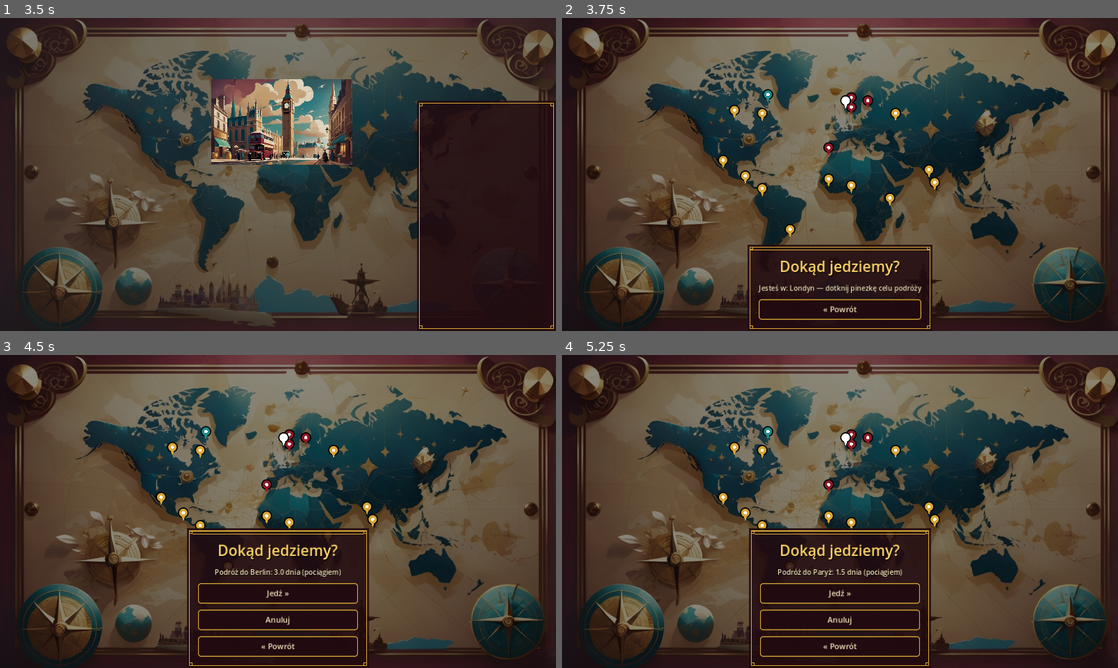
Above: before the commit, frames 1-4 (two rows, left to right).
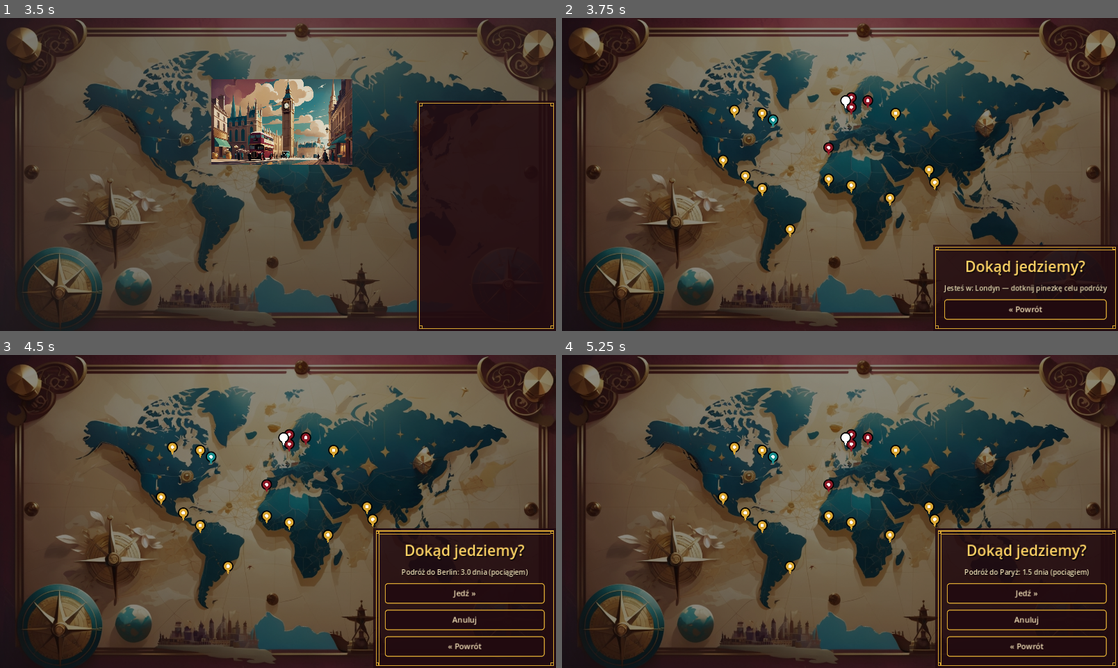
Above: after the commit, the same moments.

Repository: cinekm20/the-forger-retro-tycoon
Game: Godot game, scene res://scenes/main_menu/MainMenu.tscn
Two runs of this game, one before a commit and one after it. Both use one fixed random seed, a clock stepped at 60 frames per second and the inputs below.
Inputs (mouse positions are in pixels of both pictures, inside the frame that each line leads up to):
- Up to frame 1 (3.5 s): click "1" at 0.5 s; click "Tryb łatwy (15/40 obrazów do …" at 1.25 s; click "Nowa gra" at 2 s; click "Jedź »" at 2.75 s
- Up to frame 2 (3.75 s): no input
- Up to frame 3 (4.5 s): click (305, 439) at 4.27 s
- Up to frame 4 (5.25 s): click (851, 445) at 5.02 s

Frame 1 is identical in both runs. In frame 2, 13% of the frame differs, in the area x 33-100%, y 22-100%; in frame 3, 22%; in frame 4, 22%.

Commit message:
Popraw pinezkę New York (leżała w morskiej szczelinie) i przenieś menu TravelMap do rogu
new_york w Cities.MAP_POSITION lądował na wąskim, oderwanym od głównego
lądu fragmencie (część grafiki bliżej Grenlandii/archipelagu, nie
kontynentalnych USA) — mimo że piksel technicznie był "lądem", pinezka
wizualnie sterczała nad morzem (zgłoszone na zrzucie ekranu). Nowa pozycja
zweryfikowana analizą spójności (flood fill) — leży w tej samej, dużej,
zwartej plamie lądu co richmond/st_louis.

make_root_bottom: wyśrodkowany pasek menu zasłaniał częściowo pinezki rio
i mombasa (zawsze, nie tylko wizualnie — panel był tam realnie nad mapą,
więc te pinezki były nieklikalne). Przestawione na przyklejony do prawego
dolnego rogu (jak w Hub.gd) — żadna pinezka nie wypada dalej niż x≈0.67,
więc róg ich nie zasłania.

Diff:
--- a/game/scenes/travel_map/TravelMap.gd
+++ b/game/scenes/travel_map/TravelMap.gd
@@ -2,7 +2,7 @@
 ## Mapa świata z klikalnymi pinezkami — osobny ekran, wywoływany z Hubu
 ## przyciskiem "Jedź »" (patrz GDD.md pkt. 4.9). Wybór celu podróży = tap na
 ## pinezkę, potem animacja podróży (scenes/travel_animation). UI (tytuł,
-## info o podróży, przyciski) w wyśrodkowanym pasku u DOŁU ekranu
+## info o podróży, przyciski) w pasku przyklejonym do PRAWEGO DOLNEGO rogu
 ## (make_root_bottom, ta sama ozdobna ramka co w Hub.gd) — pełnowysokościowy
 ## pasek z prawej krawędzi (dawne make_root_side) zasłaniał pinezki
 ## rozrzucone po całej mapie, w tym te blisko prawej krawędzi.
--- a/game/scripts/autoload/Cities.gd
+++ b/game/scripts/autoload/Cities.gd
@@ -120,7 +120,7 @@
 	"bogota": Vector2(0.36, 0.55),
 	"guatemala": Vector2(0.33, 0.51),
 	"mexico": Vector2(0.29, 0.46),
-	"new_york": Vector2(0.37, 0.25),
+	"new_york": Vector2(0.38, 0.33),
 	"richmond": Vector2(0.36, 0.31),
 	"st_louis": Vector2(0.31, 0.30),
 }
--- a/game/scripts/ui/screen_helpers.gd
+++ b/game/scripts/ui/screen_helpers.gd
@@ -118,16 +118,20 @@
 		control.offset_right = SIDE_PANEL_WIDTH - inset
 
 
-## Poziomy pasek wyśrodkowany u dołu ekranu (zamiast pełnowysokościowego
-## paska przy krawędzi z make_root_side) — dla ekranów typu TravelMap, gdzie
-## pinezki rozrzucone są po całej mapie i boczny pasek zasłaniał część z
-## nich. Wysokość dopasowuje się automatycznie do treści: content to
-## PanelContainer, który (inaczej niż zwykły Control) liczy swój rozmiar
-## jako maksimum rozmiarów dzieci — więc tło/ramka (dodane jako pierwsze
-## dziecko) i lista przycisków (drugie, we własnym MarginContainer dla
-## odstępu od krawędzi ramki) automatycznie dostają tę samą, właściwą
-## wysokość, bez ręcznego liczenia jak w _anchor_side_strip.
-static func make_root_bottom(parent: Control, use_menu_frame: bool = false, width: float = 420.0) -> VBoxContainer:
+## Poziomy pasek u dołu ekranu, przyklejony do rogu (domyślnie prawego, tak
+## jak w oryginale i w Hub.gd) — dla ekranów typu TravelMap, gdzie pinezki
+## rozrzucone są po całej mapie i pełnowysokościowy boczny pasek
+## (make_root_side) zasłaniał część z nich. Róg zamiast wyśrodkowania: żadna
+## pinezka w Cities.MAP_POSITION nie wypada dalej niż x≈0.67, więc pasek
+## przy prawej krawędzi ich nie zasłania (wyśrodkowany zasłaniałby środek
+## mapy, gdzie akurat kilka miast wypada). Wysokość dopasowuje się
+## automatycznie do treści: content to PanelContainer, który (inaczej niż
+## zwykły Control) liczy swój rozmiar jako maksimum rozmiarów dzieci — więc
+## tło/ramka (dodane jako pierwsze dziecko) i lista przycisków (drugie, we
+## własnym MarginContainer dla odstępu od krawędzi ramki) automatycznie
+## dostają tę samą, właściwą wysokość, bez ręcznego liczenia jak w
+## _anchor_side_strip.
+static func make_root_bottom(parent: Control, use_menu_frame: bool = false, width: float = 420.0, on_right: bool = true) -> VBoxContainer:
 	var wrapper := VBoxContainer.new()
 	wrapper.set_anchors_preset(Control.PRESET_FULL_RECT)
 	wrapper.mouse_filter = Control.MOUSE_FILTER_IGNORE
@@ -139,7 +143,7 @@
 	wrapper.add_child(top_spacer)
 
 	var content := PanelContainer.new()
-	content.size_flags_horizontal = Control.SIZE_SHRINK_CENTER
+	content.size_flags_horizontal = Control.SIZE_SHRINK_END if on_right else Control.SIZE_SHRINK_BEGIN
 	content.custom_minimum_size = Vector2(width, 0)
 	content.mouse_filter = Control.MOUSE_FILTER_IGNORE
 	content.add_theme_stylebox_override("panel", StyleBoxEmpty.new())
